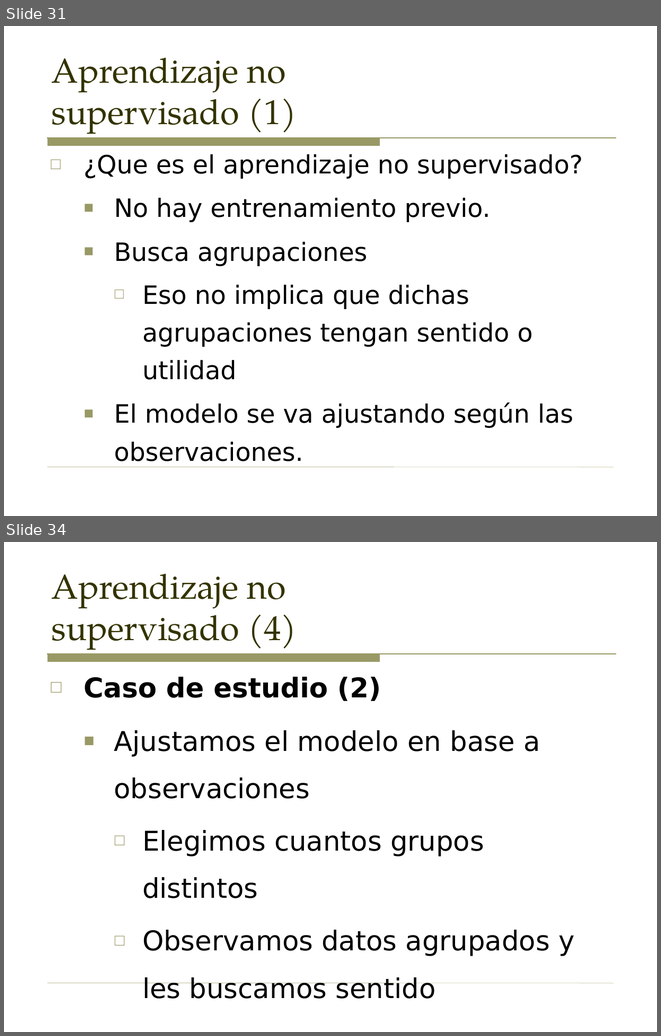
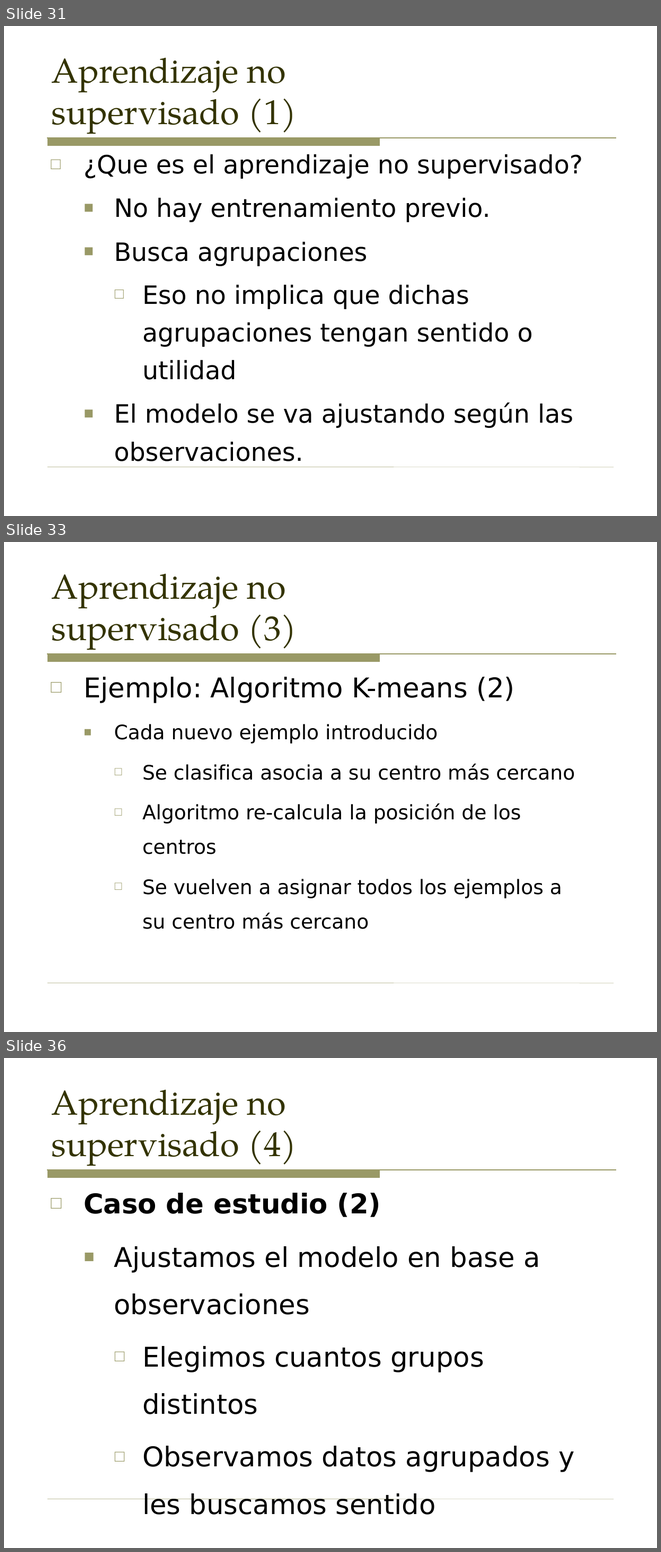
Before and after one commit to sergarb1/TallerAprendizajeAutomaticoPython, a slide deck: Taller - Introduccion al aprendizaje automatico (Supervisado y no supervisado).odp. Shown one above the other, each under a label of ours: slides 31 and 34 before the commit, slides 31, 33 and 36 after it; the slides between them are not shown. The pictures are 661x1036 and 661x1552 pixels, drawn with LibreOffice and Linux fonts; fonts in the diff are those of the drawing. Boxes give left, top, right and bottom in pixels: in the first picture for what was removed or moved away, otherwise in the second. Text is boxed around its words. In the diff, an @@ line names an element or a change of style, - is before the commit and + after.

```diff
--- a/Taller - Introduccion al aprendizaje automatico (Supervisado y no supervisado).odp
+++ b/Taller - Introduccion al aprendizaje automatico (Supervisado y no supervisado).odp
@@ slide 33 added at <box>4,542,657,1032</box>, background #FFFFFF; not listed: 2 template elements that a slide beside it also shows @@
@@ title added at <box>51,573,297,650</box>, 38 pt, text #333300 @@
+Aprendizaje no
+supervisado (3)
@@ text added at <box>84,677,575,929</box>, 22 pt, text #000000 @@
+□ Ejemplo: Algoritmo K-means (2)
+  ■ Cada nuevo ejemplo introducido
+    □ Se clasifica asocia a su centro más cercano
+    □ Algoritmo re-calcula la posición de los centros
+    □ Se vuelven a asignar todos los ejemplos a su centro más cercano
@@ what was slide 34 is now slide 36 @@
```
Also in this commit, not shown: 8 slides changed, 1 other slide added, 1 other file.
